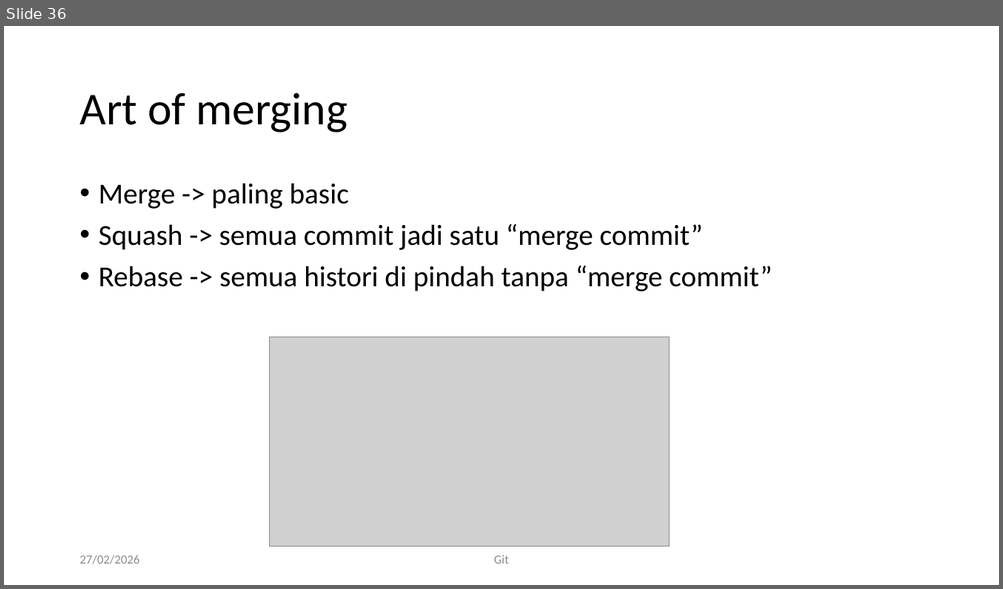
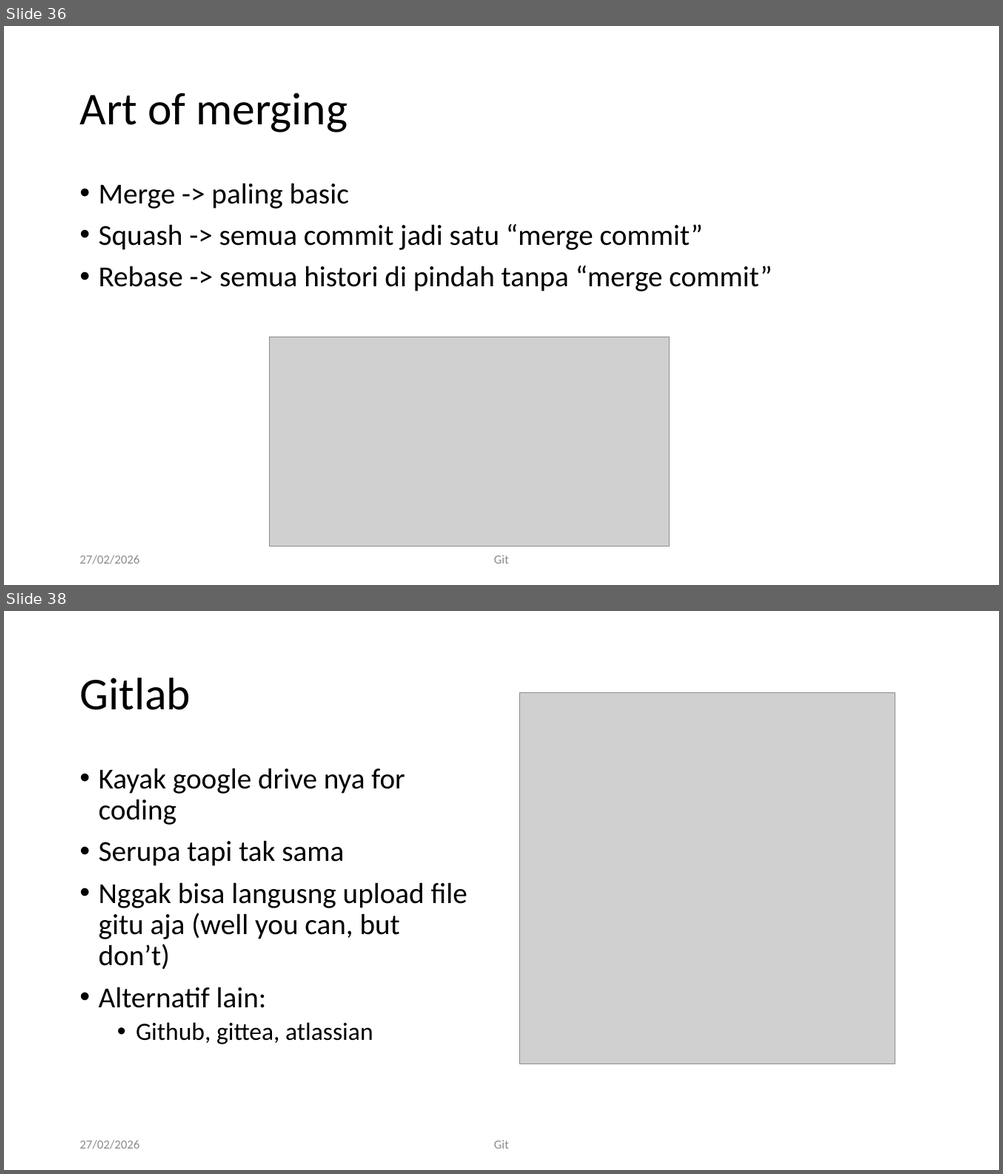
Before and after one commit to RayWP/training-uajy, a slide deck: Part 1 Git/Git-art of source control.pptx. Shown one above the other, each under a label of ours: slide 36 before the commit, slides 36 and 38 after it; the slides between them are not shown. The pictures are 1003x589 and 1003x1174 pixels, drawn with LibreOffice and Linux fonts; fonts in the diff are those of the drawing; grey boxes stand for pictures; background and template pictures are left out. Boxes give left, top, right and bottom in pixels: in the first picture for what was removed or moved away, otherwise in the second. Text is boxed around its words. In the diff, an @@ line names an element or a change of style, - is before the commit and + after.

Commit message:
add part 1 gitlab

```diff
--- a/Part 1 Git/Git-art of source control.pptx
+++ b/Part 1 Git/Git-art of source control.pptx
@@ slide 38 added at [4,611,999,1170], background #FFFFFF @@
@@ title added at [79,678,190,710], 44 pt, text #000000 @@
+Gitlab
@@ picture added at [520,693,895,1065] @@
@@ text added at [99,768,467,1045], 28 pt, text #000000 @@
+• Kayak google drive nya for coding
+• Serupa tapi tak sama
+• Nggak bisa langusng upload file gitu aja (well you can, but don’t)
+• Alternatif lain:
+  • Github, gittea, atlassian
@@ text added at [79,1140,139,1150], 12 pt, text #8C8C8C @@
+27/02/2026
@@ text added at [494,1140,509,1149], 12 pt, text #8C8C8C @@
+Git
```
Also in this commit, not shown: 14 other slides added, 5 other files.
